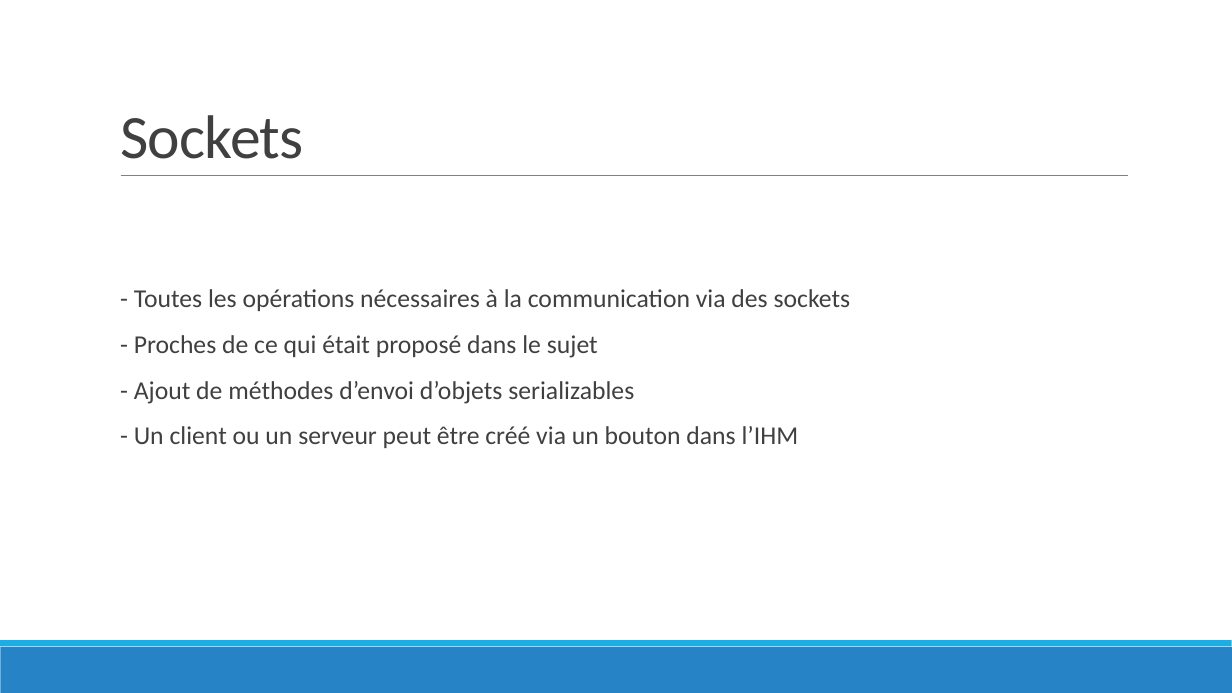
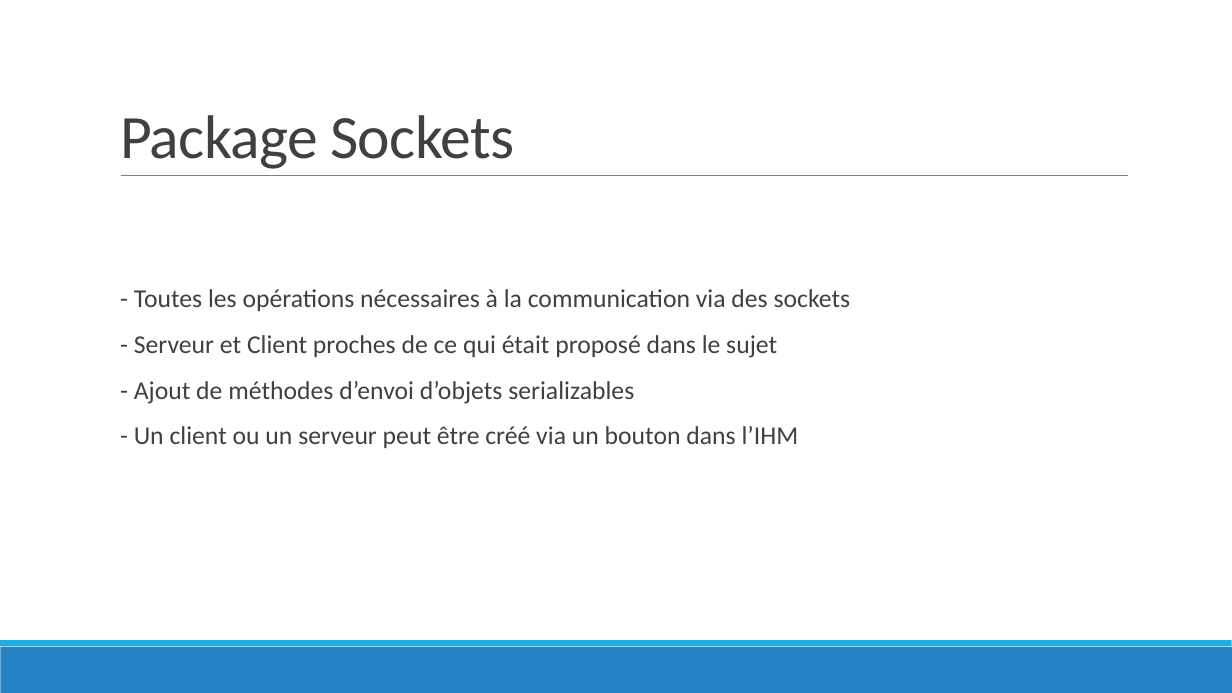
Before and after one commit to StairZ0/SSL_TL, a slide deck: slide 5 of Présentation TL cryptographie.pptx. Drawn at 1232x693 pixels with LibreOffice and Linux fonts; fonts in the diff are those of the drawing. Boxes give left, top, right and bottom in pixels: in the first picture for what was removed or moved away, otherwise in the second. Text is boxed around its words. In the diff, an @@ line names an element or a change of style, - is before the commit and + after.

```diff
--- a/Présentation TL cryptographie.pptx
+++ b/Présentation TL cryptographie.pptx
@@ title at [120,115,514,169]: text changed @@
-Sockets
+Package Sockets
@@ text at [134,335,777,358]: text changed @@
-  - Proches de ce qui était proposé dans le sujet
+  - Serveur et Client proches de ce qui était proposé dans le sujet
```
Also in this commit, not shown: 4 other slides changed.
